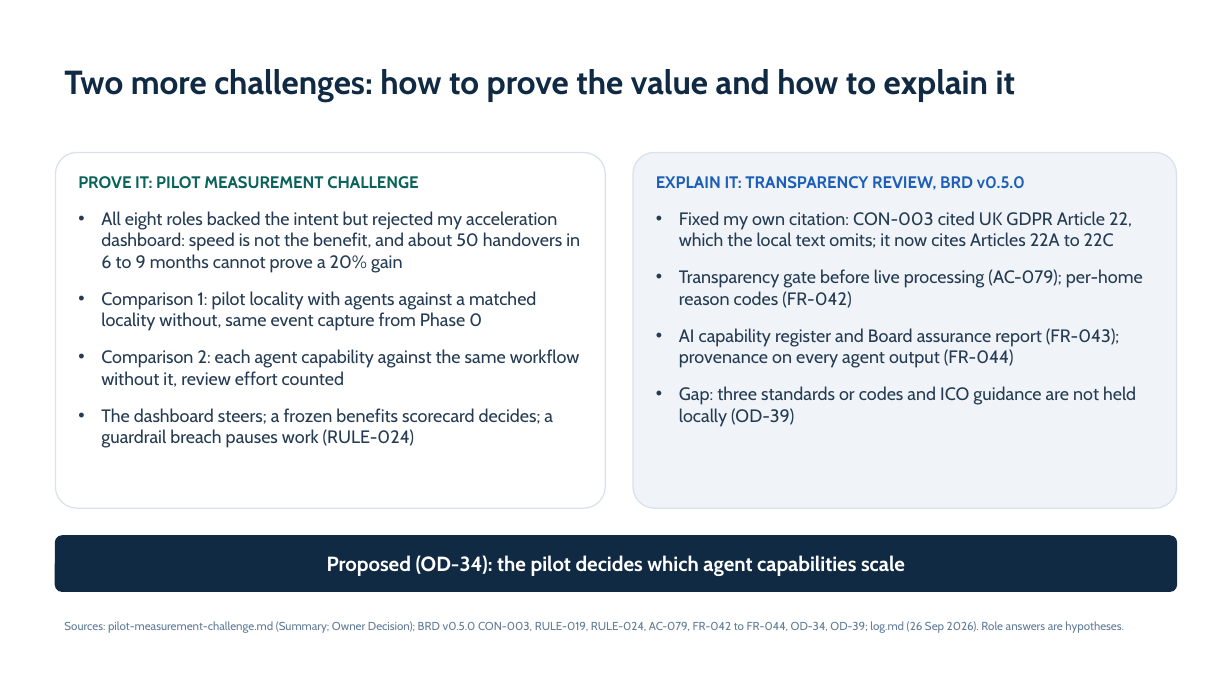
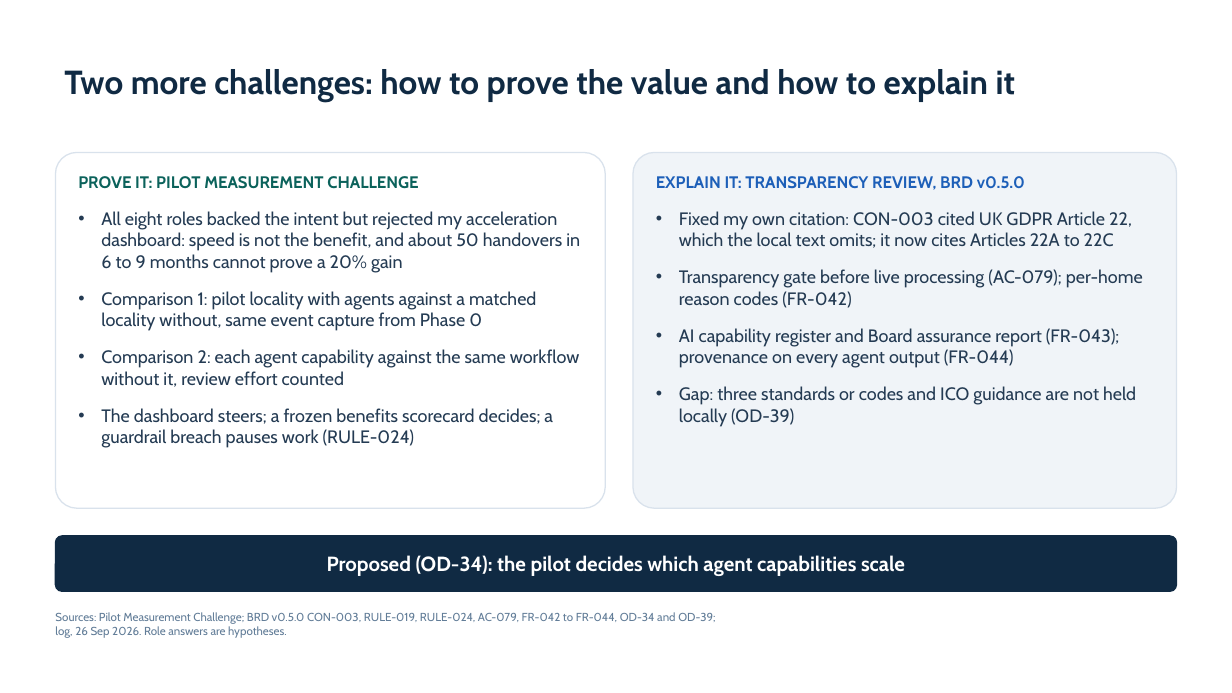
Before and after one commit to jmservera/ama, a slide deck: slide 9 of .copilot-tracking/ppt/2026-09-26/ama-mentor-progress-review/slide-deck/ama-mentor-progress-review.pptx. Drawn at 1232x693 pixels with LibreOffice and Linux fonts; fonts in the diff are those of the drawing. Boxes give left, top, right and bottom in pixels: in the first picture for what was removed or moved away, otherwise in the second. Text is boxed around its words. In the diff, an @@ line names an element or a change of style, - is before the commit and + after.

```diff
--- a/.copilot-tracking/ppt/2026-09-26/ama-mentor-progress-review/slide-deck/ama-mentor-progress-review.pptx
+++ b/.copilot-tracking/ppt/2026-09-26/ama-mentor-progress-review/slide-deck/ama-mentor-progress-review.pptx
@@ text at <box>55,612,715,638</box>: text changed @@
-Sources: pilot-measurement-challenge.md (Summary; Owner Decision); BRD v0.5.0 CON-003, RULE-019, RULE-024, AC-079, FR-042 to FR-044, OD-34, OD-39; log.md (26 Sep 2026). Role answers are hypotheses.
+Sources: Pilot Measurement Challenge; BRD v0.5.0 CON-003, RULE-019, RULE-024, AC-079, FR-042 to FR-044, OD-34 and OD-39;
+log, 26 Sep 2026. Role answers are hypotheses.
```
Also in this commit, not shown: 11 other slides changed, 33 other files.
